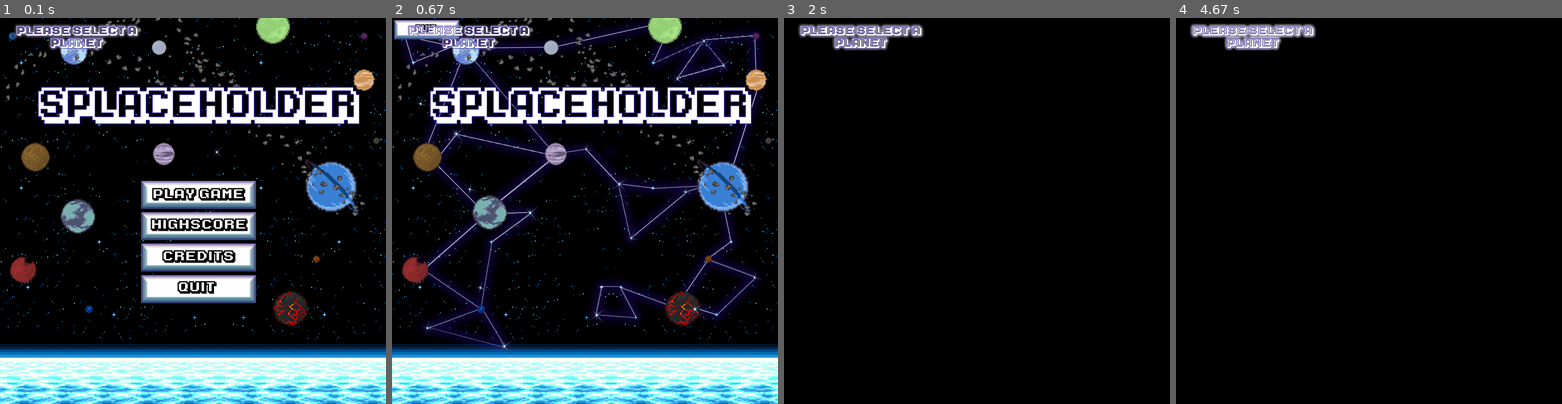
Above: before the commit, frames 1-4 (left to right).
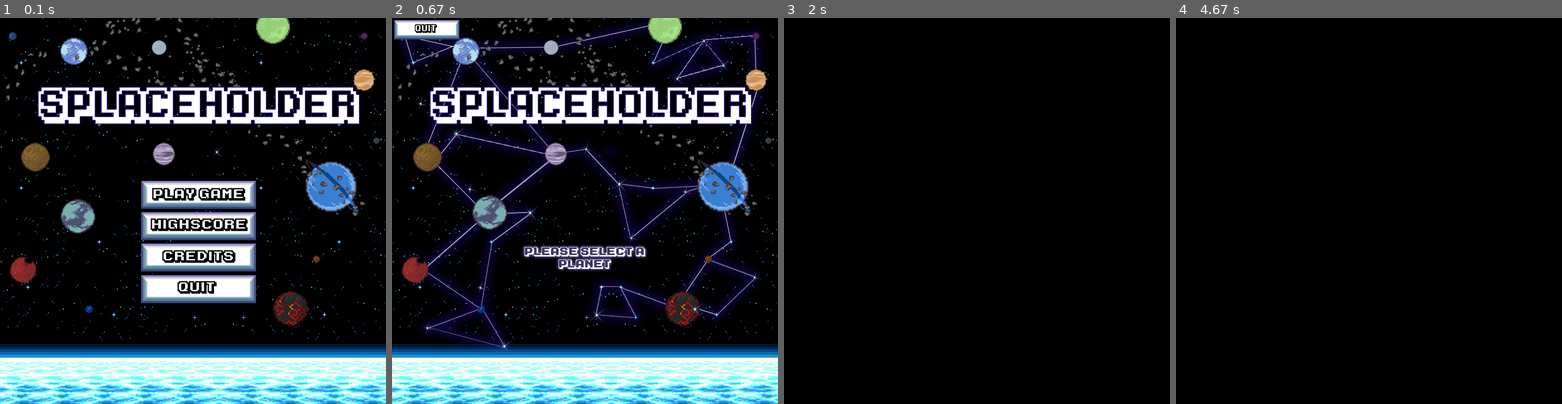
Above: after the commit, the same moments.

Repository: Errox/DickButt
Game: pygame game, started from menu.py
The game is run twice, just before and just after one commit, with the same random seed, the same clock (stepped at 60 frames per second) and the same inputs.
Inputs (mouse positions are in pixels of both pictures, inside the frame that each line leads up to):
- Up to frame 1 (0.1 s): no input
- Up to frame 2 (0.67 s): click (592, 195) at 0.38 s
- Up to frame 3 (2 s): click (1073, 307) at 0.72 s
- Up to frame 4 (4.67 s): no input

The runs differ from the first frame. In frame 1, 1.5% of the frame differs, in the area x 3-37%, y 1-9%; in frame 2, 2.7%, in the area x 4-66%, y 1-66%; in frame 3, 1.6%; in frame 4, 1.6%.

Commit message:
Little fix in select planet

Diff:
--- a/menu.py
+++ b/menu.py
@@ -44,7 +44,7 @@
 
         self.index = 0
         self.image = self.images[self.index]
-        self.rect = pygame.Rect(5, 5, 250, 80)
+        self.rect = pygame.Rect(275, 520, 250, 80)
 
     def update(self):
         self.index += 1
@@ -71,6 +71,8 @@
     screen.blit(background, background_rect)
     pygame.display.set_caption("Select Planet")
     #get buttons
+    my_group.update()
+    my_group.draw(screen)
     buttons_select_planet()
 
 def buttons_select_planet():
@@ -147,8 +149,6 @@
                         define_location = "planet_5"
                         main_loop = False
 
-    my_group.update()
-    my_group.draw(screen)
 
     pygame.display.flip()
 
